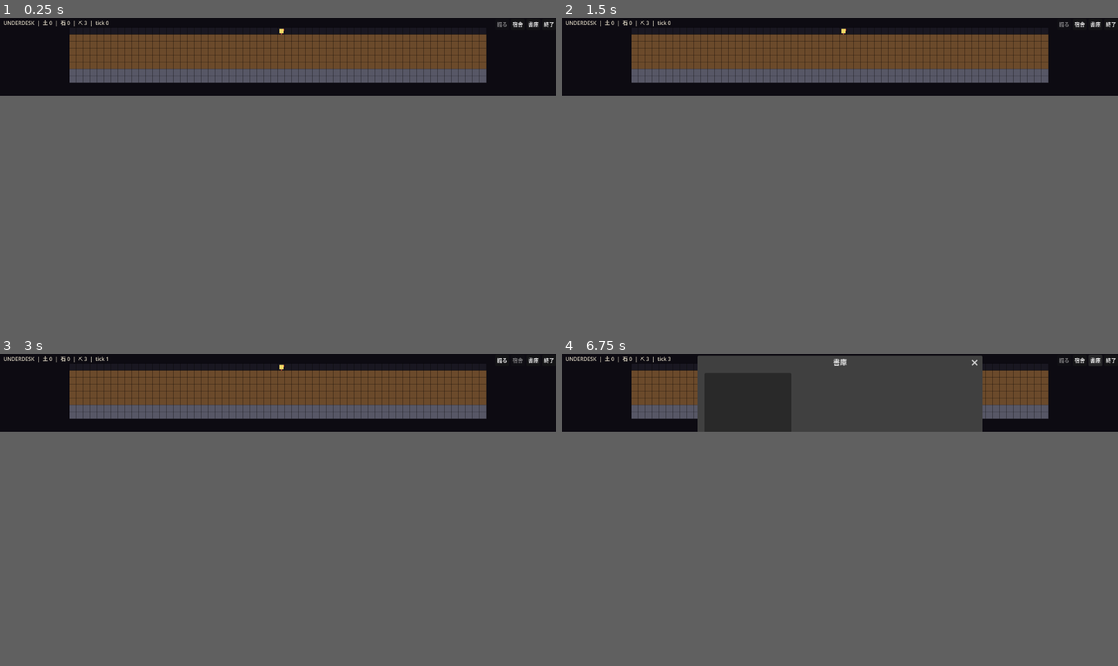
Above: before the commit, frames 1-4 (two rows, left to right).
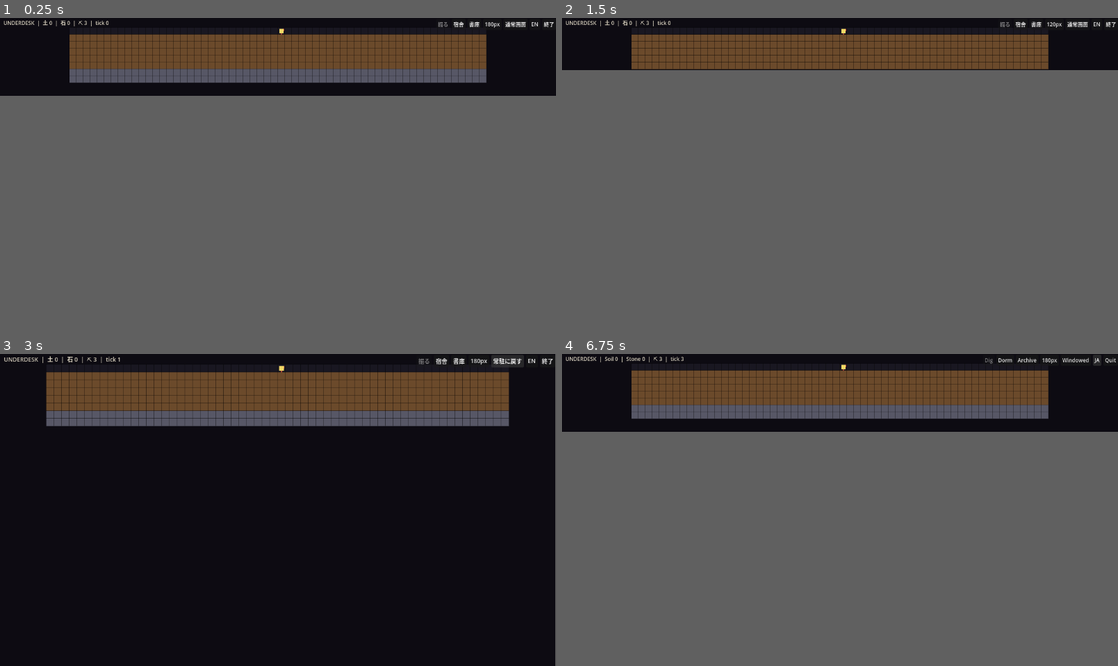
Above: after the commit, the same moments.

Repository: jinsei0604/UnderDesk
Game: Godot game, scene res://src/ui/main.tscn
The game is run twice, just before and just after one commit, with the same random seed, the same clock (stepped at 60 frames per second) and the same inputs.
Inputs (mouse positions are in pixels of both pictures, inside the frame that each line leads up to):
- Up to frame 1 (0.25 s): no input
- Up to frame 2 (1.5 s): click (1056, 24) at 0.5 s, where only the run after the commit has a clickable "180px"; click (1056, 24) at 1.25 s, where only the run after the commit has a clickable "240px"
- Up to frame 3 (3 s): click (494, 363) at 2 s, where only the run after the commit has a clickable "120px"; click (517, 360) at 2.75 s, where only the run after the commit has a clickable "通常画面"
- Up to frame 4 (6.75 s): click (1040, 357) at 3.5 s, where only the run after the commit has a clickable "180px"; click (1040, 357) at 4.25 s, where only the run after the commit has a clickable "240px"; click (1040, 357) at 5 s, where only the run after the commit has a clickable "120px"; click (1067, 357) at 5.75 s, where only the run after the commit has a clickable "常駐に戻す"; click (1095, 360) at 6.5 s, where only the run after the commit has a clickable "EN"
In frame 2 the window is 800x112 before the commit and 800x75 after it. Grey fills any space a smaller window leaves; there, only what the larger window draws over its background counts as a difference.

The runs differ from the first frame. In frame 1, 0.2% of the frame differs, in the area x 78-97%, y 1-4%; in frame 2, 3.5%; in frame 3, 7.8%; in frame 4, 13%, in the area x 7-100%, y 0-25%.

Commit message:
Sprint 2: window height cycling, windowed mode, minimize render stop, locale toggle
- Settings persisted to user://settings.json (height, mode, locale)
- Height button cycles 120/180/240px resident strip
- Windowed mode toggle for streamers (borderless off, centered 1152x648)
- Rendering fully stops while minimized; simulation timers keep running
- JA/EN locale toggle at runtime
- 3 new settings tests (30 total)

Co-Authored-By: Claude Fable 5 <noreply@anthropic.com>

Diff:
--- a/locale/en.csv
+++ b/locale/en.csv
@@ -13,6 +13,8 @@
 UI_BUILD_DORM,Dorm
 UI_ARCHIVE,Archive
 UI_QUIT,Quit
+UI_MODE_NORMAL,Windowed
+UI_MODE_RESIDENT,Dock
 UI_NEW_DOC,A new document was unearthed
 UI_OFFLINE_REPORT,%d ticks passed while you were away
 DOC_001_TITLE,A Miner's Journal - I
--- a/locale/ja.csv
+++ b/locale/ja.csv
@@ -13,6 +13,8 @@
 UI_BUILD_DORM,宿舎
 UI_ARCHIVE,書庫
 UI_QUIT,終了
+UI_MODE_NORMAL,通常画面
+UI_MODE_RESIDENT,常駐に戻す
 UI_NEW_DOC,新しい文書が出土した
 UI_OFFLINE_REPORT,留守の間に %d ティック進行した
 DOC_001_TITLE,坑夫の手記・一
--- a/src/core/constants.gd
+++ b/src/core/constants.gd
@@ -50,3 +50,7 @@
 
 const WINDOW_HEIGHTS: Array[int] = [120, 180, 240]
 const DEFAULT_WINDOW_HEIGHT_INDEX: int = 1
+## Normal (non-resident) window mode for streamers / focused play (§5.1).
+const NORMAL_WINDOW_SIZE := Vector2i(1152, 648)
+
+const SUPPORTED_LOCALES: Array[String] = ["ja", "en"]
--- /dev/null
+++ b/src/meta/settings.gd
@@ -0,0 +1,44 @@
+class_name UDSettings
+extends RefCounted
+## User preferences persisted to user://settings.json.
+
+const SETTINGS_PATH: String = "user://settings.json"
+
+var height_index: int = UD.DEFAULT_WINDOW_HEIGHT_INDEX
+var resident_mode: bool = true
+var locale_code: String = "ja"
+
+
+static func load_settings() -> UDSettings:
+	var settings := UDSettings.new()
+	if not FileAccess.file_exists(SETTINGS_PATH):
+		return settings
+	var parsed: Variant = JSON.parse_string(FileAccess.get_file_as_string(SETTINGS_PATH))
+	if parsed is Dictionary:
+		settings.apply_dict(parsed)
+	return settings
+
+
+func save() -> void:
+	var file := FileAccess.open(SETTINGS_PATH, FileAccess.WRITE)
+	if file == null:
+		push_error("UDSettings: cannot write %s" % SETTINGS_PATH)
+		return
+	file.store_string(JSON.stringify(to_dict()))
+	file.close()
+
+
+func to_dict() -> Dictionary:
+	return {
+		"height_index": height_index,
+		"resident_mode": resident_mode,
+		"locale_code": locale_code,
+	}
+
+
+func apply_dict(d: Dictionary) -> void:
+	height_index = clampi(int(d.get("height_index", height_index)), 0, UD.WINDOW_HEIGHTS.size() - 1)
+	resident_mode = bool(d.get("resident_mode", resident_mode))
+	var lang := str(d.get("locale_code", locale_code))
+	if lang in UD.SUPPORTED_LOCALES:
+		locale_code = lang
--- a/src/ui/main.gd
+++ b/src/ui/main.gd
@@ -22,6 +22,7 @@
 const COLOR_ROOM := Color(0.25, 0.55, 0.55, 0.85)
 
 var sim: UDSim
+var settings: UDSettings
 var locale: UDLocale
 var doc_db: UDDocumentDB
 var room_db: UDRoomDB
@@ -33,6 +34,10 @@
 var _archive_button: Button
 var _dig_button: Button
 var _dorm_button: Button
+var _height_button: Button
+var _mode_button: Button
+var _locale_button: Button
+var _quit_button: Button
 var _archive_dialog: AcceptDialog
 var _archive_list: ItemList
 var _archive_body: RichTextLabel
@@ -43,7 +48,8 @@
 
 
 func _ready() -> void:
-	locale = UDLocale.load_locale("ja")
+	settings = UDSettings.load_settings()
+	locale = UDLocale.load_locale(settings.locale_code)
 	doc_db = UDDocumentDB.load_from_dir("res://data/documents")
 	room_db = UDRoomDB.load_from_dir("res://data/rooms")
 	var strata := UDStrataDB.load_from_dir("res://data/strata")
@@ -70,8 +76,8 @@
 
 	_build_hud()
 	_build_archive_dialog()
-	_refresh_archive_button()
-	UDResidentWindow.setup_resident(get_window(), UD.DEFAULT_WINDOW_HEIGHT_INDEX)
+	_refresh_button_texts()
+	_apply_window_mode()
 	queue_redraw()
 
 
@@ -82,12 +88,14 @@
 				UDSaveManager.save_game(sim)
 		NOTIFICATION_APPLICATION_FOCUS_IN:
 			UDResidentWindow.apply_focus_fps(true)
+			RenderingServer.render_loop_enabled = true
 		NOTIFICATION_APPLICATION_FOCUS_OUT:
 			UDResidentWindow.apply_focus_fps(false)
 
 
 func _on_tick() -> void:
 	sim.tick()
+	UDResidentWindow.sync_render_loop(get_window())
 	queue_redraw()
 
 
@@ -274,15 +282,20 @@
 	bar.position.y = 2
 	add_child(bar)
 
-	_dig_button = _make_button(locale.text("UI_DIG"), func() -> void: _set_mode(Mode.DIG))
+	_dig_button = _make_button("", func() -> void: _set_mode(Mode.DIG))
 	bar.add_child(_dig_button)
-	_dorm_button = _make_button(
-		locale.text("UI_BUILD_DORM"), func() -> void: _set_mode(Mode.BUILD_DORM)
-	)
+	_dorm_button = _make_button("", func() -> void: _set_mode(Mode.BUILD_DORM))
 	bar.add_child(_dorm_button)
-	_archive_button = _make_button(locale.text("UI_ARCHIVE"), _open_archive)
+	_archive_button = _make_button("", _open_archive)
 	bar.add_child(_archive_button)
-	bar.add_child(_make_button(locale.text("UI_QUIT"), _quit))
+	_height_button = _make_button("", _cycle_height)
+	bar.add_child(_height_button)
+	_mode_button = _make_button("", _toggle_window_mode)
+	bar.add_child(_mode_button)
+	_locale_button = _make_button("", _toggle_locale)
+	bar.add_child(_locale_button)
+	_quit_button = _make_button("", _quit)
+	bar.add_child(_quit_button)
 	_refresh_mode_buttons()
 
 
@@ -311,6 +324,53 @@
 	if not unread_docs.is_empty():
 		label += " (%d)" % unread_docs.size()
 	_archive_button.text = label
+
+
+func _refresh_button_texts() -> void:
+	_dig_button.text = locale.text("UI_DIG")
+	_dorm_button.text = locale.text("UI_BUILD_DORM")
+	_height_button.text = "%dpx" % UD.WINDOW_HEIGHTS[settings.height_index]
+	_mode_button.text = locale.text("UI_MODE_NORMAL") if settings.resident_mode \
+		else locale.text("UI_MODE_RESIDENT")
+	_locale_button.text = _next_locale_code().to_upper()
+	_quit_button.text = locale.text("UI_QUIT")
+	_refresh_archive_button()
+
+
+func _next_locale_code() -> String:
+	var index := UD.SUPPORTED_LOCALES.find(settings.locale_code)
+	return UD.SUPPORTED_LOCALES[(index + 1) % UD.SUPPORTED_LOCALES.size()]
+
+
+func _apply_window_mode() -> void:
+	if settings.resident_mode:
+		UDResidentWindow.setup_resident(get_window(), settings.height_index)
+	else:
+		UDResidentWindow.setup_normal(get_window())
+
+
+func _cycle_height() -> void:
+	settings.height_index = (settings.height_index + 1) % UD.WINDOW_HEIGHTS.size()
+	settings.save()
+	if settings.resident_mode:
+		UDResidentWindow.setup_resident(get_window(), settings.height_index)
+	_refresh_button_texts()
+
+
+func _toggle_window_mode() -> void:
+	settings.resident_mode = not settings.resident_mode
+	settings.save()
+	_apply_window_mode()
+	_refresh_button_texts()
+
+
+func _toggle_locale() -> void:
+	settings.locale_code = _next_locale_code()
+	settings.save()
+	locale = UDLocale.load_locale(settings.locale_code)
+	_archive_dialog.title = locale.text("UI_ARCHIVE")
+	_refresh_button_texts()
+	queue_redraw()
 
 
 func _build_archive_dialog() -> void:
--- a/src/window/resident_window.gd
+++ b/src/window/resident_window.gd
@@ -17,6 +17,21 @@
 	)
 
 
+static func setup_normal(window: Window) -> void:
+	window.borderless = false
+	window.always_on_top = false
+	window.size = UD.NORMAL_WINDOW_SIZE
+	window.move_to_center()
+
+
 ## §7.1-2: drop fps while the user works in another app.
 static func apply_focus_fps(focused: bool) -> void:
 	Engine.max_fps = UD.FPS_ACTIVE if focused else UD.FPS_IDLE
+
+
+## §7.1-3: stop rendering entirely while minimized; the simulation
+## timers keep running. Safe to call every tick.
+static func sync_render_loop(window: Window) -> void:
+	var minimized := DisplayServer.window_get_mode(window.get_window_id()) \
+		== DisplayServer.WINDOW_MODE_MINIMIZED
+	RenderingServer.render_loop_enabled = not minimized
--- /dev/null
+++ b/tests/core/test_settings.gd
@@ -0,0 +1,27 @@
+extends GutTest
+
+
+func test_defaults() -> void:
+	var settings := UDSettings.new()
+	assert_eq(settings.height_index, UD.DEFAULT_WINDOW_HEIGHT_INDEX)
+	assert_true(settings.resident_mode)
+	assert_eq(settings.locale_code, "ja")
+
+
+func test_dict_roundtrip() -> void:
+	var settings := UDSettings.new()
+	settings.height_index = 2
+	settings.resident_mode = false
+	settings.locale_code = "en"
+	var restored := UDSettings.new()
+	restored.apply_dict(JSON.parse_string(JSON.stringify(settings.to_dict())))
+	assert_eq(restored.height_index, 2)
+	assert_false(restored.resident_mode)
+	assert_eq(restored.locale_code, "en")
+
+
+func test_invalid_values_clamped() -> void:
+	var settings := UDSettings.new()
+	settings.apply_dict({"height_index": 99, "locale_code": "xx"})
+	assert_eq(settings.height_index, UD.WINDOW_HEIGHTS.size() - 1, "index clamped")
+	assert_eq(settings.locale_code, "ja", "unknown locale ignored")
Binary file changed: locale/en.text.translation
Binary file changed: locale/ja.text.translation
Not shown, added: src/meta/settings.gd.uid
Not shown, added: tests/core/test_settings.gd.uid
